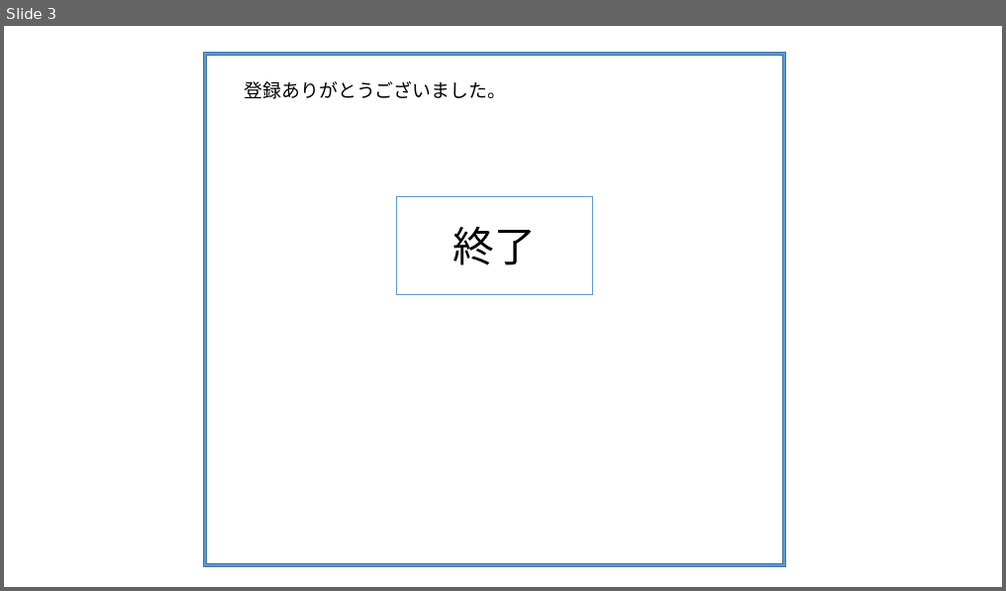
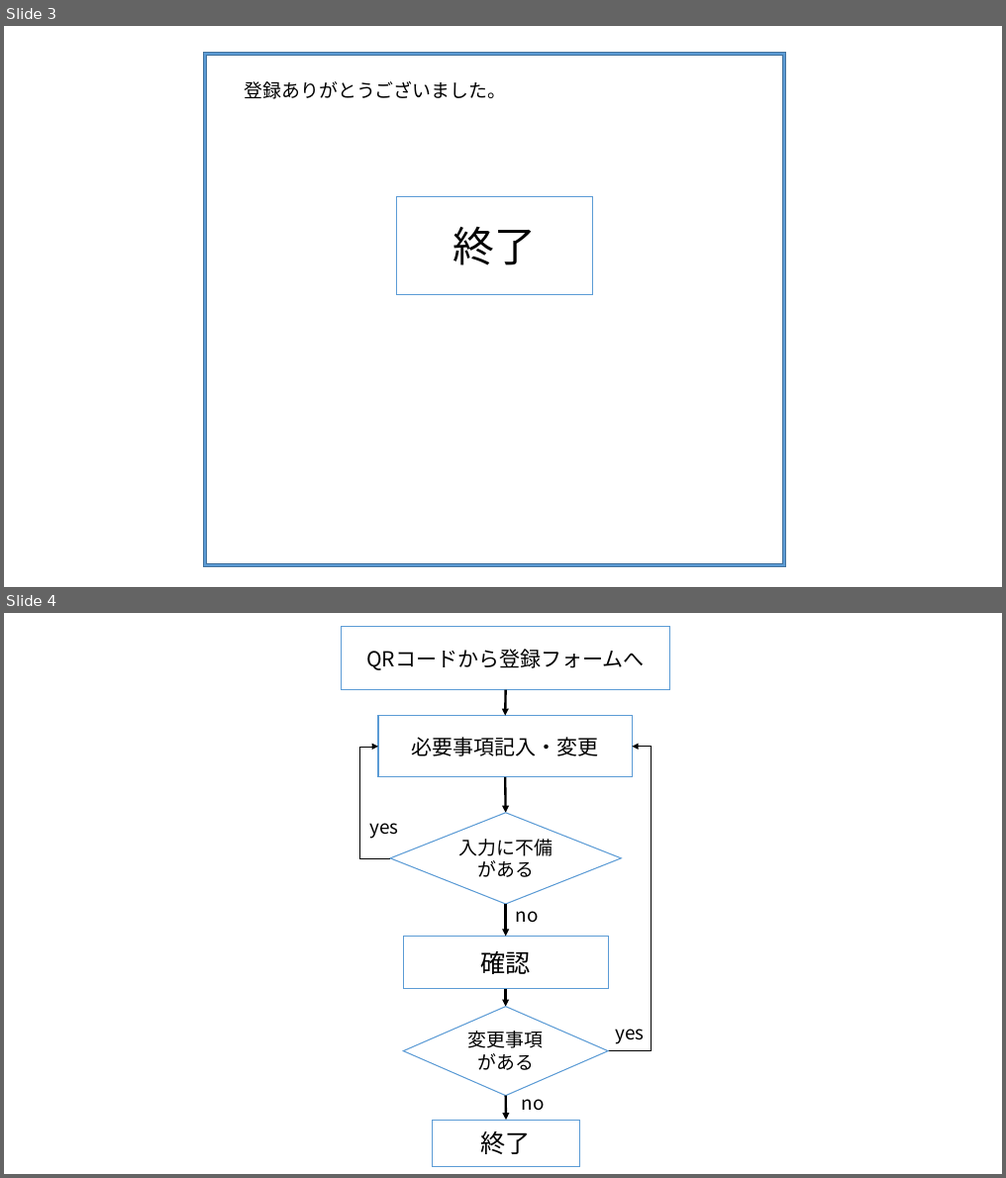
Before and after one commit to enpit2016fun/minipbl_C, a slide deck: 画面イメージ.pptx. Shown one above the other, each under a label of ours: slide 3 before the commit, slides 3 and 4 after it. The pictures are 1006x591 and 1006x1178 pixels, drawn with LibreOffice and Linux fonts; fonts in the diff are those of the drawing. Boxes give left, top, right and bottom in pixels: in the first picture for what was removed or moved away, otherwise in the second. Text is boxed around its words. In the diff, an @@ line names an element or a change of style, - is before the commit and + after.

Commit message:
フローチャートもどき付き

```diff
--- a/画面イメージ.pptx
+++ b/画面イメージ.pptx
@@ slide 4 added at [4,613,1002,1174], background #FFFFFF @@
@@ group added at [341,627,670,1166]: 5 arrows, 4 rectangles, 4 texts, 2 elbow arrows, 2 diamonds @@
+QRコードから登録フォームへ
+必要事項記入・変更
+確認
+終了
+変更事項がある
+入力に不備がある
+yes
+no
+yes
+no
```
